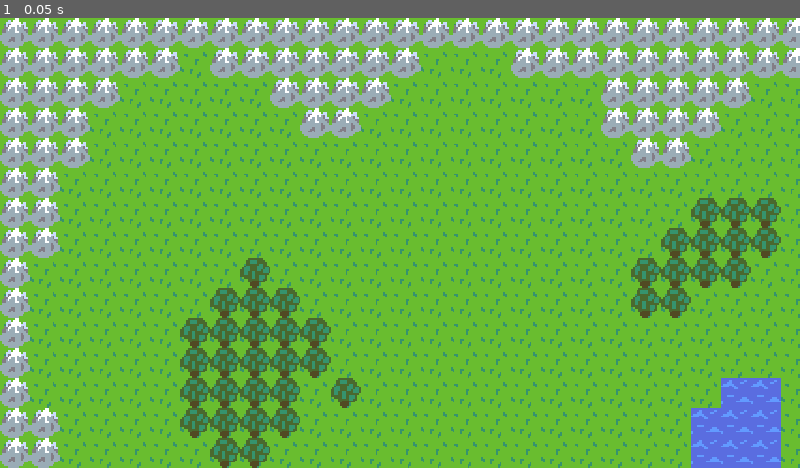
Above: before the commit, frame 1.
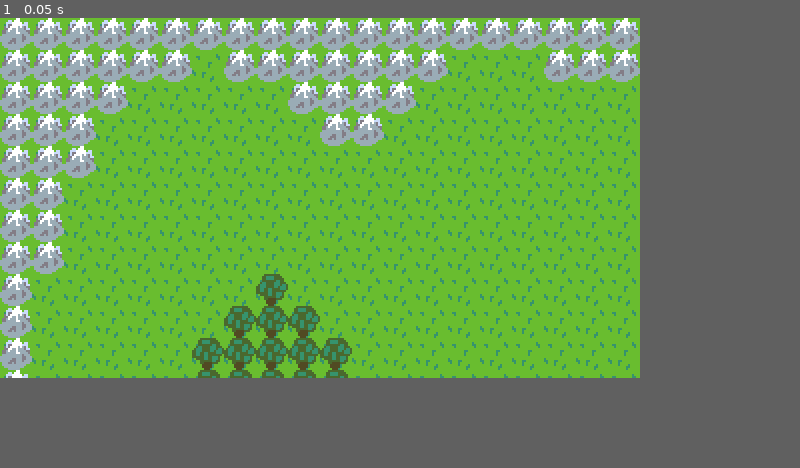
Above: after the commit, the same moment.

Repository: AaronWizard/LegendsOfMajesticSteel
Game: Godot game, scene res://scenes/Game.tscn
Same seed, same stepped clock (60 frames per second), same inputs: the game is played once before the commit and once after it.
Inputs:
- Up to frame 1 (0.05 s): no input
In our replay, the window is 800x450 before the commit and 640x360 after it. These sizes can differ from the game's own. Grey fills any space a smaller window leaves; there, only what the larger window draws over its background counts as a difference.

The runs differ from the first frame. In frame 1, 34% of the frame differs, in the area x 0-100%, y 0-100%.

Commit message:
Tweaked window size

Diff:
--- a/project.godot
+++ b/project.godot
@@ -21,12 +21,12 @@
 
 [display]
 
-window/size/width=426
-window/size/height=240
-window/size/test_width=1024
-window/size/test_height=576
-window/stretch/mode="2d"
-window/stretch/aspect="keep_height"
+window/size/width=320
+window/size/height=180
+window/size/test_width=1280
+window/size/test_height=720
+window/stretch/mode="viewport"
+window/stretch/aspect="expand"
 
 [importer_defaults]
 
@@ -51,6 +51,14 @@
 "svg/scale": 1.0
 }
 
+[input]
+
+click={
+"deadzone": 0.5,
+"events": [ Object(InputEventMouseButton,"resource_local_to_scene":false,"resource_name":"","device":0,"alt":false,"shift":false,"control":false,"meta":false,"command":false,"button_mask":0,"position":Vector2( 0, 0 ),"global_position":Vector2( 0, 0 ),"factor":1.0,"button_index":1,"pressed":false,"doubleclick":false,"script":null)
+ ]
+}
+
 [rendering]
 
 environment/default_environment="res://default_env.tres"
